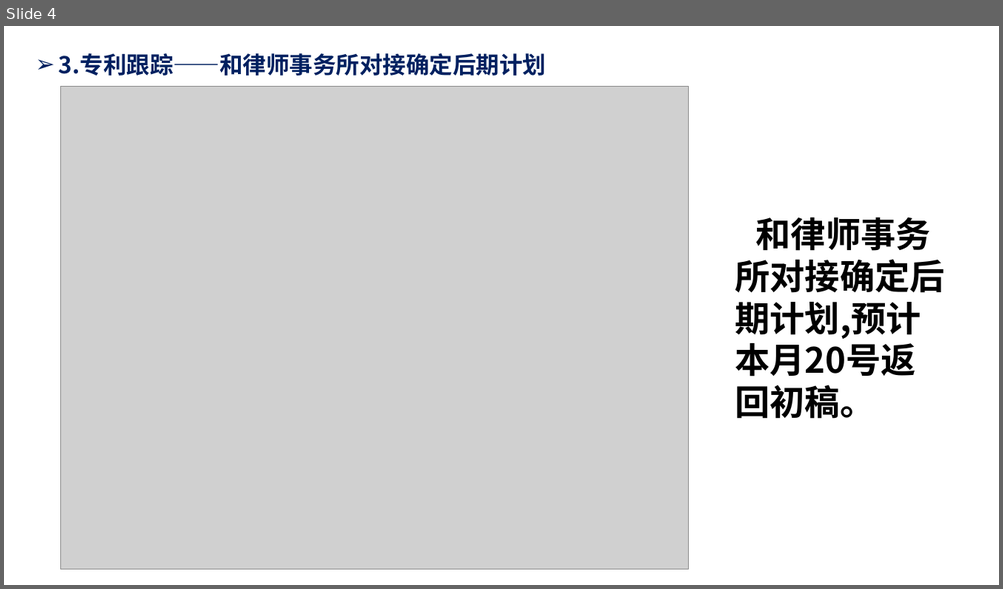
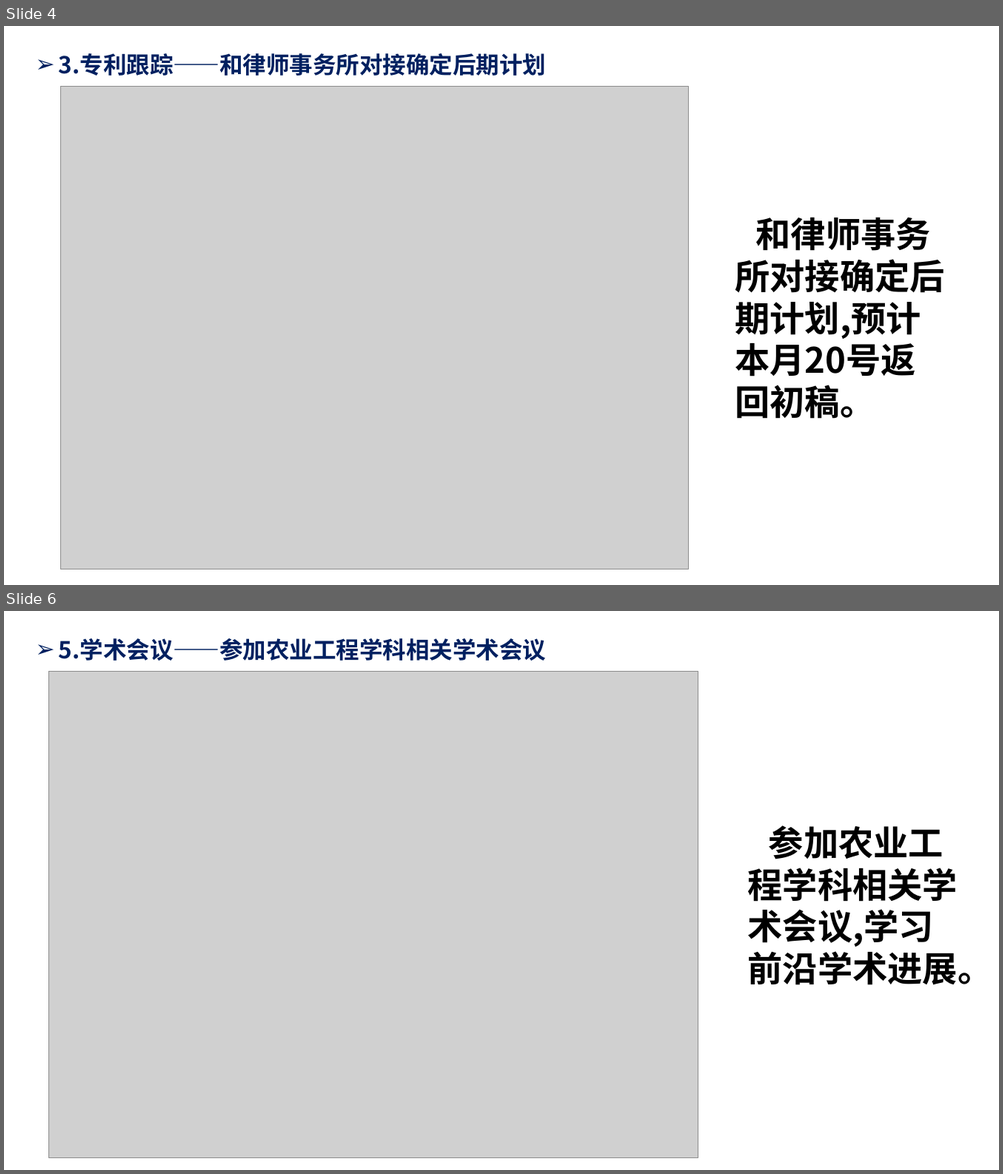
Before and after one commit to Humble-Engineer/Reports, a slide deck: 2024年/周报20241213.pptx. Shown one above the other, each under a label of ours: slide 4 before the commit, slides 4 and 6 after it; the slides between them are not shown. The pictures are 1003x589 and 1003x1174 pixels, drawn with LibreOffice and Linux fonts; fonts in the diff are those of the drawing; grey boxes stand for pictures. Boxes give left, top, right and bottom in pixels: in the first picture for what was removed or moved away, otherwise in the second. Text is boxed around its words. In the diff, an @@ line names an element or a change of style, - is before the commit and + after.

```diff
--- a/2024年/周报20241213.pptx
+++ b/2024年/周报20241213.pptx
@@ slide 6 added at bbox=[4, 611, 999, 1170], background #FFFFFF @@
@@ text added at bbox=[59, 638, 546, 661], 40 pt, text #002060, bold @@
+➢ 5.学术会议——参加农业工程学科相关学术会议
@@ picture added at bbox=[49, 672, 697, 1158] @@
@@ text added at bbox=[748, 826, 993, 985], 60 pt, text #000000, bold @@
+参加农业工程学科相关学术会议,学习前沿学术进展。
```
Also in this commit, not shown: 1 slide changed, 1 other slide added.
